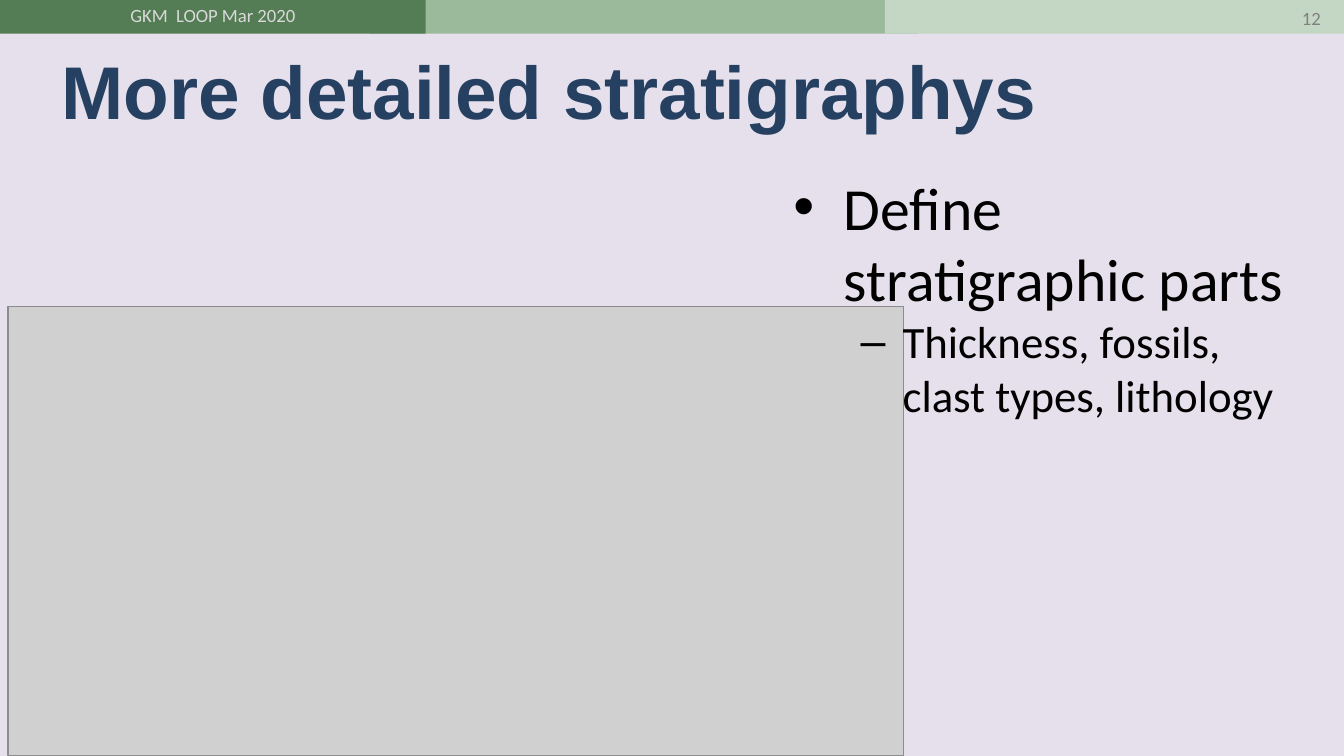
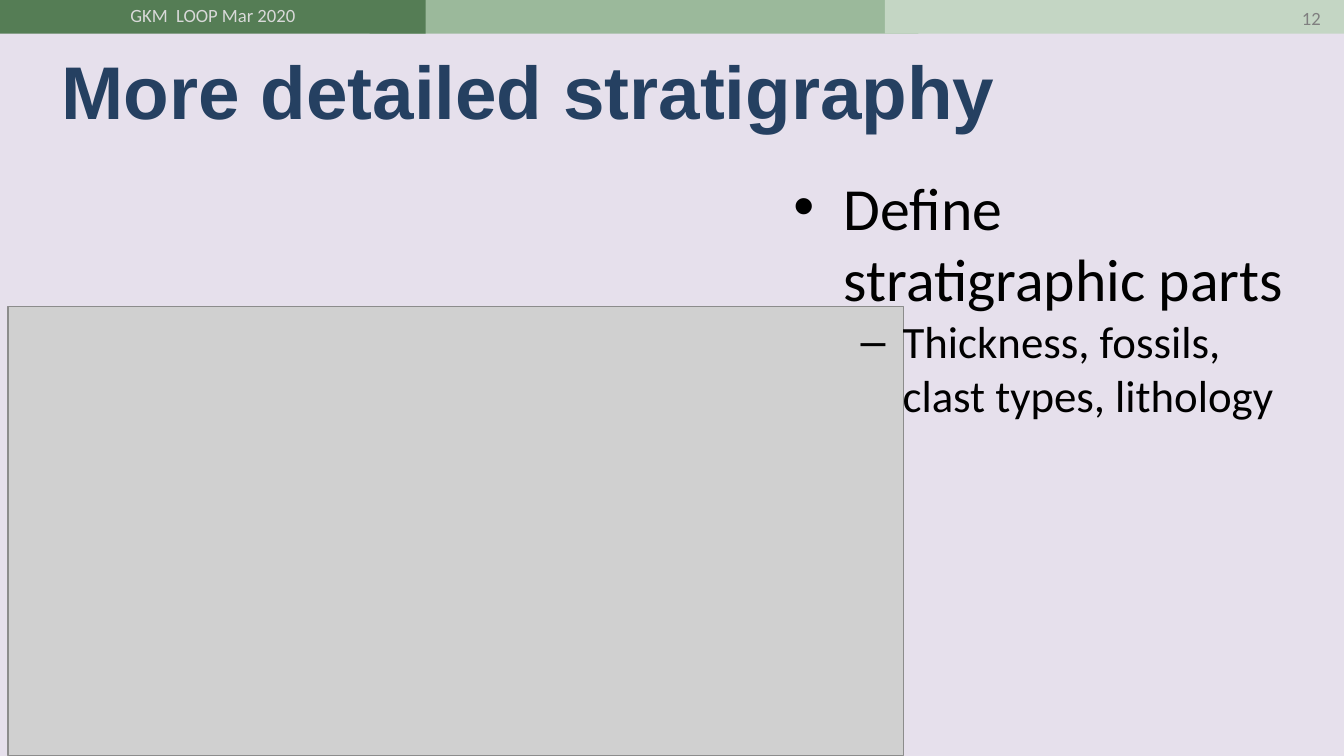
Before and after one commit to Loop3D/GKM, a slide deck: slide 12 of Presentations/Richard_LOOP_Mar2019.pptx. Drawn at 1344x756 pixels with LibreOffice and Linux fonts; fonts in the diff are those of the drawing; grey boxes stand for pictures. Boxes give left, top, right and bottom in pixels: in the first picture for what was removed or moved away, otherwise in the second. Text is boxed around its words. In the diff, an @@ line names an element or a change of style, - is before the commit and + after.

```diff
--- a/Presentations/Richard_LOOP_Mar2019.pptx
+++ b/Presentations/Richard_LOOP_Mar2019.pptx
@@ title at (x1=62, y1=65, x2=994, y2=133): text changed @@
-More detailed stratigraphys
+More detailed stratigraphy
```
Also in this commit, not shown: 1 other file.
